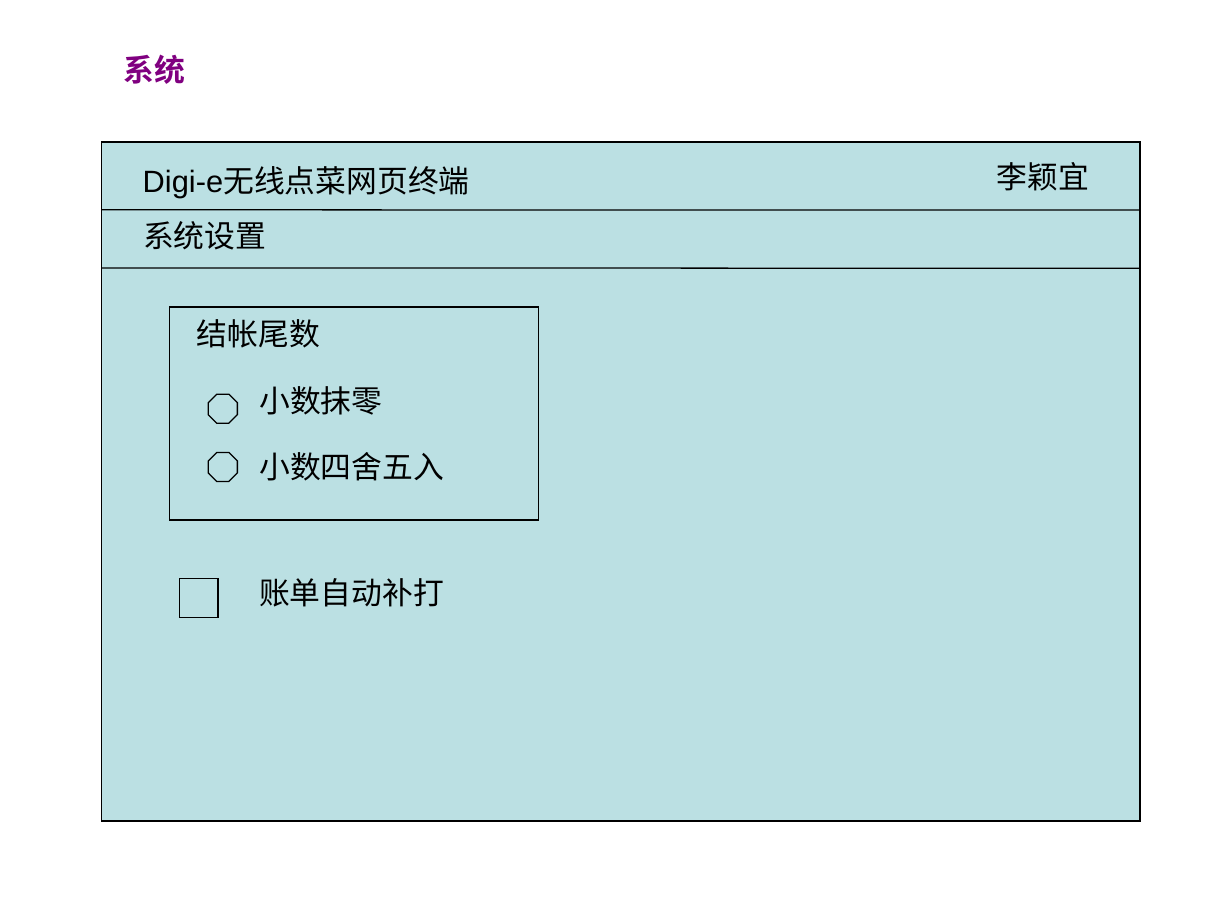
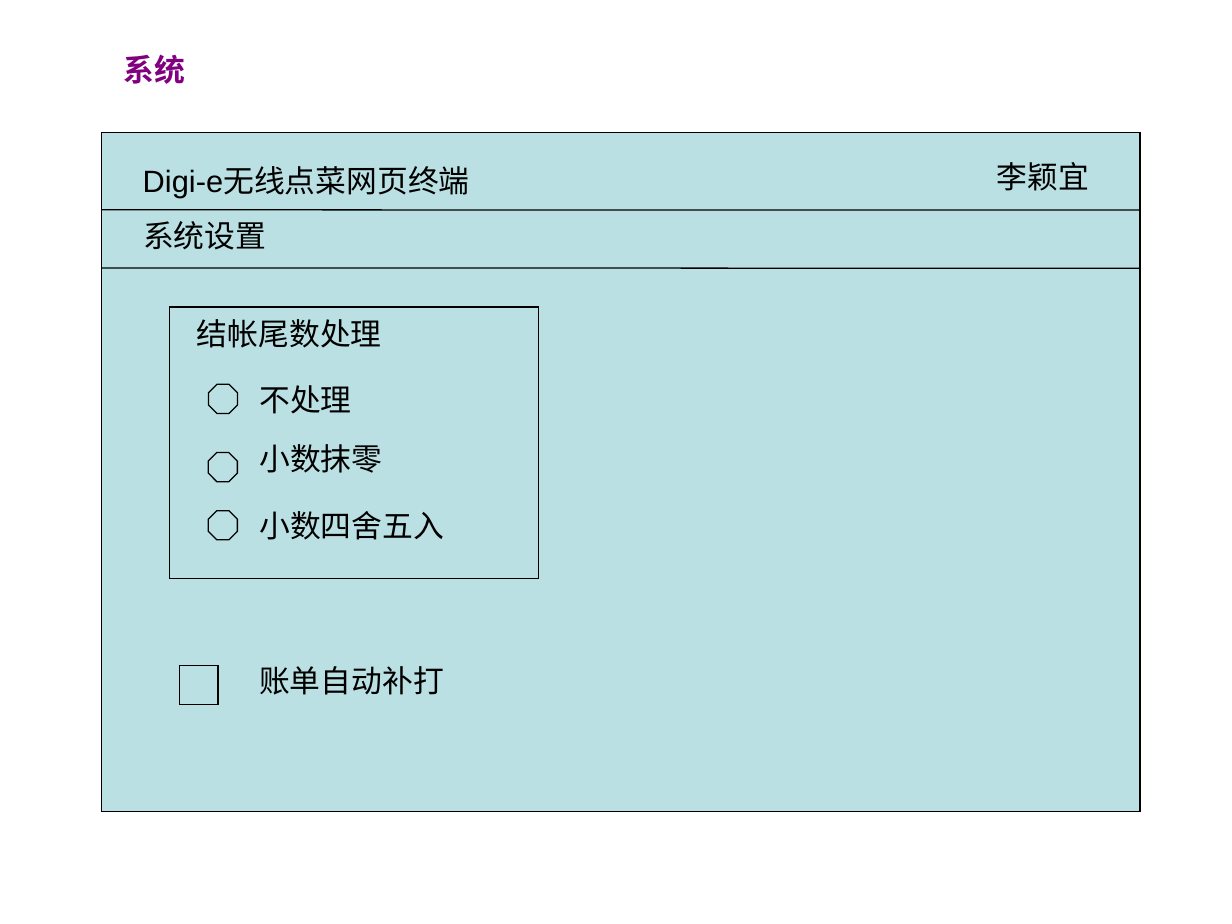
Before and after one commit to runt18/wireless-order-solution, a slide deck: slide 19 of doc/Digi-e网页终端需求.ppt. Drawn at 1232x924 pixels with LibreOffice and Linux fonts; fonts in the diff are those of the drawing. Boxes give left, top, right and bottom in pixels: in the first picture for what was removed or moved away, otherwise in the second. Text is boxed around its words. In the diff, an @@ line names an element or a change of style, - is before the commit and + after.

```diff
--- a/doc/Digi-e网页终端需求.ppt
+++ b/doc/Digi-e网页终端需求.ppt
@@ rectangle: place and size @@
-rectangle at (102, 142, 1141, 821)
+rectangle at (102, 132, 1141, 811)
@@ rectangle: place and size @@
-rectangle at (170, 307, 538, 520)
+rectangle at (170, 307, 538, 578)
@@ text at (197, 319, 382, 348): text changed @@
-结帐尾数
+结帐尾数处理
@@ octagon: place and size @@
-octagon at (208, 394, 238, 424)
+octagon at (208, 384, 238, 414)
@@ text added at (259, 385, 351, 414), 18 pt, text #000000 @@
+不处理
@@ text "小数抹零": place and size @@
-text "小数抹零" at (259, 386, 382, 415)
+text "小数抹零" at (259, 444, 382, 473)
@@ text "小数四舍五入": place and size @@
-text "小数四舍五入" at (259, 452, 444, 481)
+text "小数四舍五入" at (259, 511, 444, 540)
@@ octagon added at (208, 511, 238, 541), fill #BBE0E3, outline #000000 0.74 pt @@
@@ text "账单自动补打": place and size @@
-text "账单自动补打" at (259, 578, 444, 607)
+text "账单自动补打" at (259, 666, 444, 695)
@@ rectangle: place and size @@
-rectangle at (180, 579, 218, 617)
+rectangle at (180, 665, 218, 703)
```
Also in this commit, not shown: 1 other slide changed, 1 other file.
